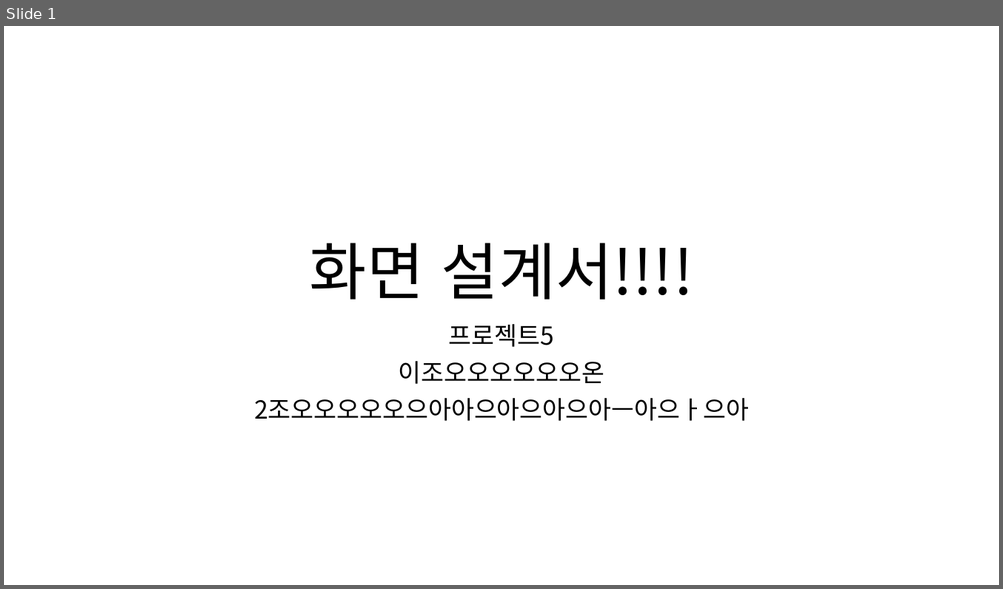
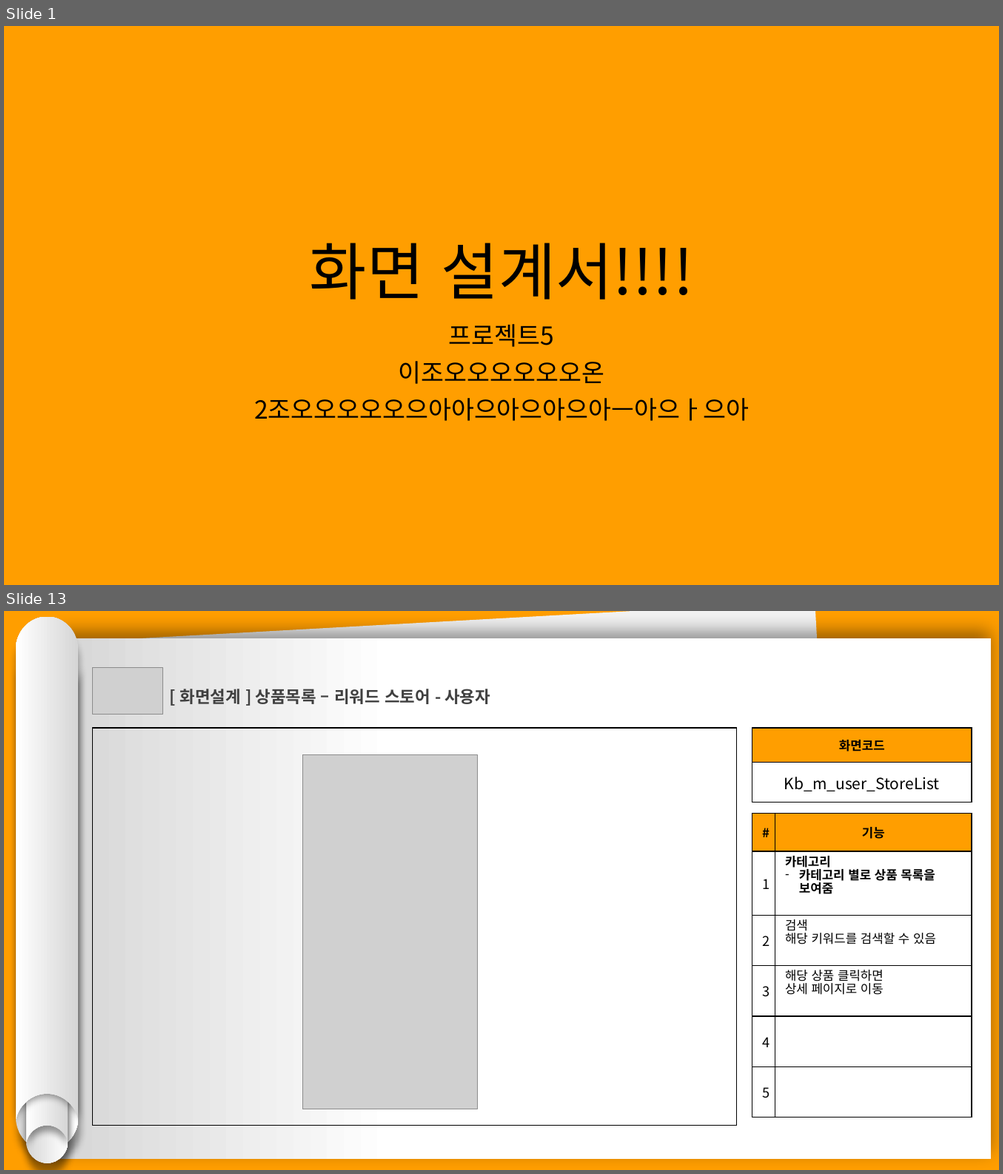
Before and after one commit to hhsw07/ezen-academy-projects, a slide deck: 0 발표용 파워포인트/0608 5차발표/0608 project06 - 파워포인트 - 기범.pptx. Shown one above the other, each under a label of ours: slide 1 before the commit, slides 1 and 13 after it; the slides between them are not shown. The pictures are 1003x589 and 1003x1174 pixels, drawn with LibreOffice and Linux fonts; fonts in the diff are those of the drawing; grey boxes stand for pictures. Boxes give left, top, right and bottom in pixels: in the first picture for what was removed or moved away, otherwise in the second. Text is boxed around its words. In the diff, an @@ line names an element or a change of style, - is before the commit and + after.

```diff
--- a/0 발표용 파워포인트/0608 5차발표/0608 project06 - 파워포인트 - 기범.pptx
+++ b/0 발표용 파워포인트/0608 5차발표/0608 project06 - 파워포인트 - 기범.pptx
@@ slide 13 added at (4,611,999,1170), background #FF9E00 @@
@@ group added at (16,617,79,1163): 4 freeform shapes @@
@@ rectangle added at (58,611,842,1150), fill #F2F2F2 @@
@@ rectangle added at (59,638,991,1159), fill gradient #FFFFFF to #D7D7D7 @@
@@ picture added at (92,668,162,715) @@
@@ text added at (180,689,490,704), 16 pt, text #404040, bold @@
+[ 화면설계 ] 상품목록 – 리워드 스토어 - 사용자
@@ rectangle added at (92,728,736,1126), outline #000000 0.75 pt @@
@@ table added at (752,728,972,803), 2 rows, 1 columns @@
+화면코드
+Kb_m_user_StoreList
@@ picture added at (302,755,478,1111) @@
@@ table added at (752,813,972,1118), 6 rows, 2 columns @@
+# | 기능
+1 | 카테고리 / 카테고리 별로 상품 목록을 보여줌
+2 | 검색 / 해당 키워드를 검색할 수 있음
+3 | 해당 상품 클릭하면 / 상세 페이지로 이동
+4 | 
+5 | 
@@ slide 1 changed as well @@
@@ background #FFFFFF to #FF9E00 @@
```
Also in this commit, not shown: 17 other slides added.
